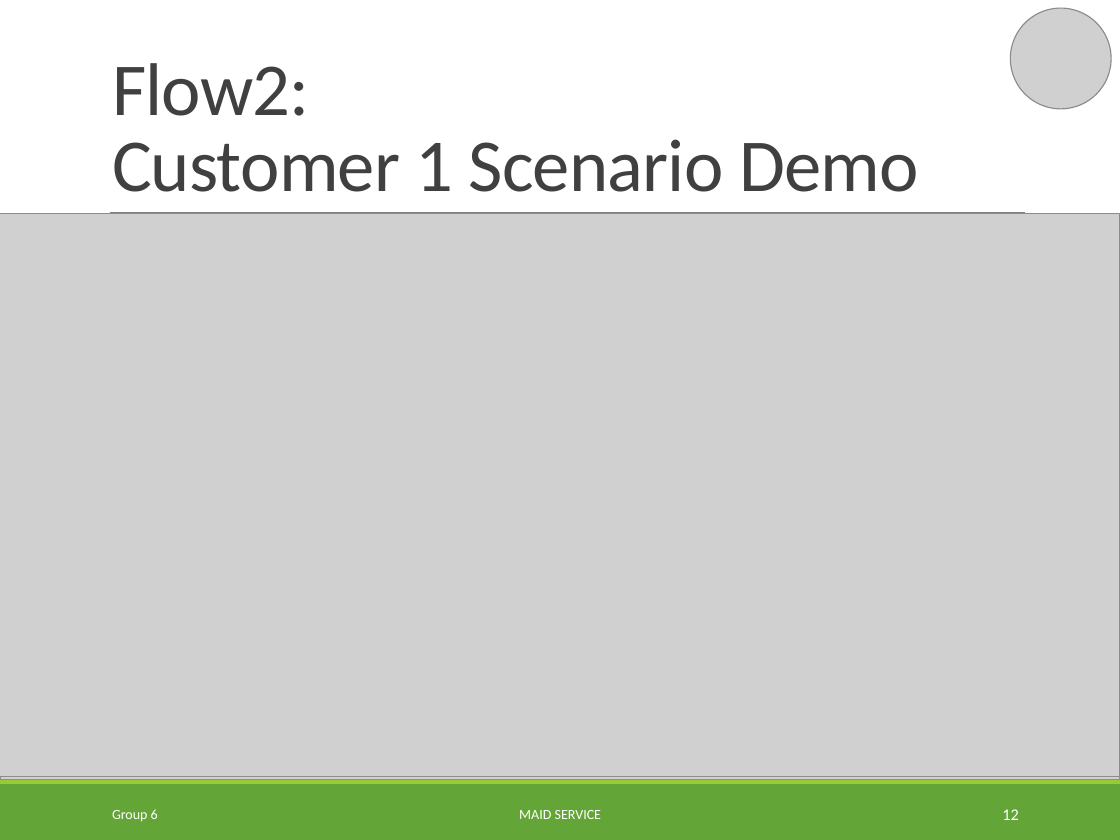
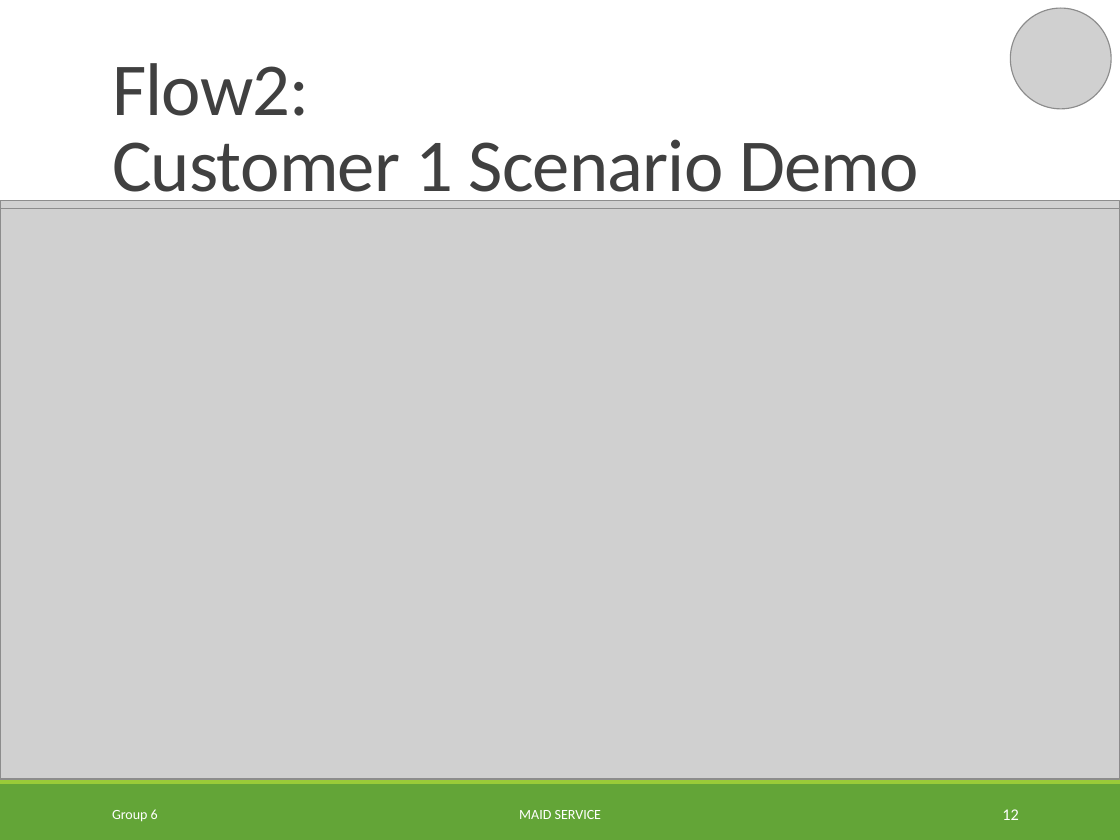
Before and after one commit to TuanBT/ms-website, a slide deck: slide 12 of Presentation/MS_Slide.pptx. Drawn at 1120x840 pixels with LibreOffice and Linux fonts; fonts in the diff are those of the drawing; grey boxes stand for pictures. Boxes give left, top, right and bottom in pixels: in the first picture for what was removed or moved away, otherwise in the second. Text is boxed around its words. In the diff, an @@ line names an element or a change of style, - is before the commit and + after.

```diff
--- a/Presentation/MS_Slide.pptx
+++ b/Presentation/MS_Slide.pptx
@@ picture: place and size @@
-picture at bbox=[0, 215, 1120, 780]
+picture at bbox=[0, 208, 1120, 780]
@@ picture: place and size @@
-picture at bbox=[0, 213, 1119, 776]
+picture at bbox=[0, 204, 1120, 777]
@@ picture: place and size @@
-picture at bbox=[0, 215, 1120, 776]
+picture at bbox=[0, 203, 1120, 777]
@@ picture added at bbox=[0, 200, 1120, 775] @@
@@ line removed from (110, 213) to (1025, 213) @@
```
Also in this commit, not shown: 7 other slides changed.
